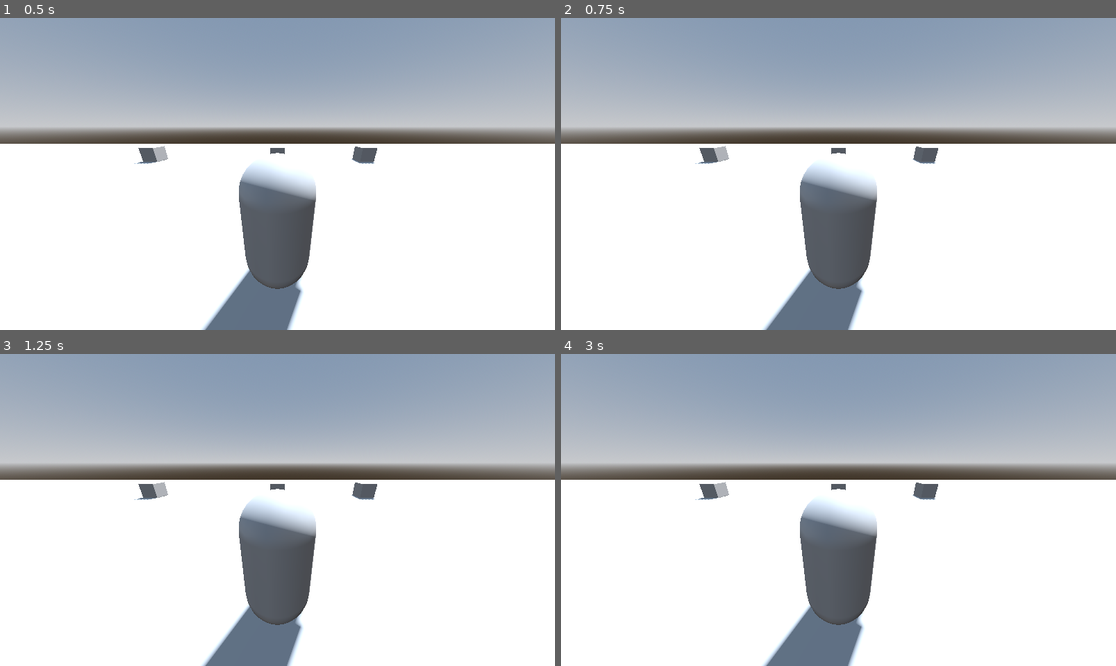
Above: before the commit, frames 1-4 (two rows, left to right).
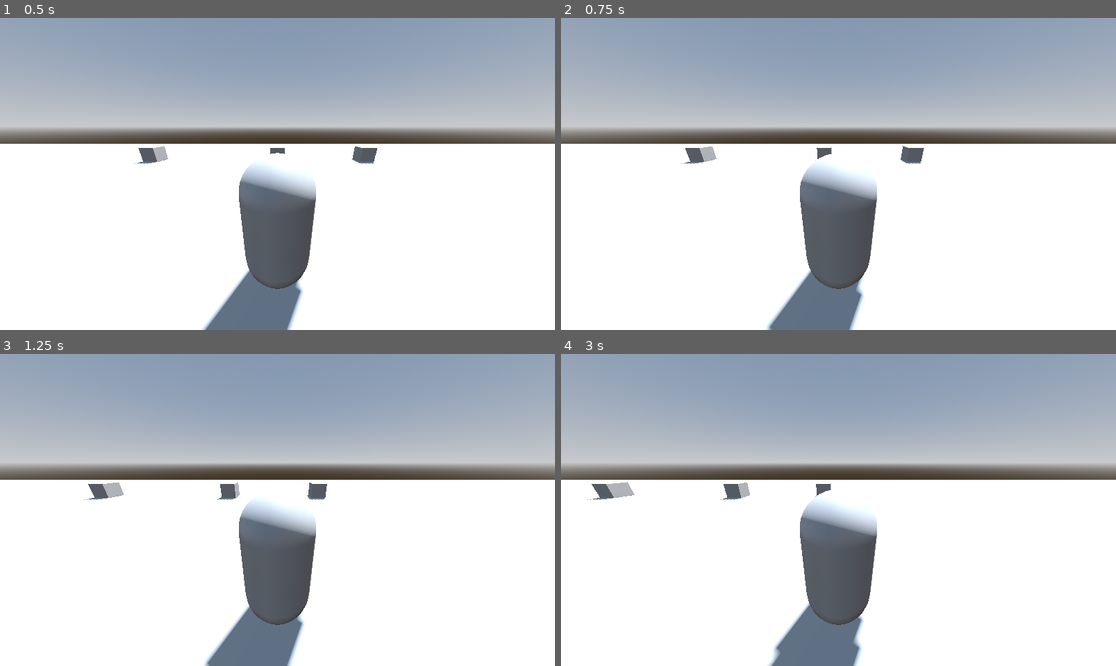
Above: after the commit, the same moments.

Repository: gotBamb00zled/the-doggos-must-die
Game: Godot game, scene res://world.tscn
Two runs of this game, one before a commit and one after it. Both use one fixed random seed, a clock stepped at 60 frames per second and the inputs below. The project has no main scene, so this scene is started directly.
Inputs:
- Up to frame 1 (0.5 s): no input
- Up to frame 2 (0.75 s): tap Enter (ui_accept) at 0.5, 0.6 s; hold Right (ui_right) from 0.53 s (still down)
- Up to frame 3 (1.25 s): keep holding Right (ui_right); tap Enter (ui_accept) at 0.77, 1.07 s
- Up to frame 4 (3 s): release Right (ui_right) at 1.28 s; hold Down (ui_down) 1.28-2.03 s; tap Enter (ui_accept) at 1.35, 1.52, 1.82, 2, 2.1, 2.85 s; hold Right (ui_right) 2.03-2.78 s; hold Up (ui_up) from 2.78 s (still down)

Frame 1 is identical in both runs. In frame 2, 0.9% of the frame differs, in the area x 21-68%, y 40-100%; in frame 3, 1.1%; in frame 4, 1.5%, in the area x 4-68%, y 40-100%.

Commit message:
added left/right movement

Diff:
--- /dev/null
+++ b/Player.gd
@@ -0,0 +1,30 @@
+extends CharacterBody3D
+
+
+const SPEED = 5.0
+# const JUMP_VELOCITY = 4.5
+
+# Get the gravity from the project settings to be synced with RigidBody nodes.
+# var gravity = ProjectSettings.get_setting("physics/3d/default_gravity")
+
+
+func _physics_process(delta):
+	# Add the gravity.
+	# if not is_on_floor():
+		# velocity.y -= gravity * delta
+
+	# Handle Jump.
+	# if Input.is_action_just_pressed("ui_accept") and is_on_floor():
+		# velocity.y = JUMP_VELOCITY
+
+	# Get the input direction and handle the movement/deceleration.
+	# As good practice, you should replace UI actions with custom gameplay actions.
+	var input_dir = Input.get_vector("ui_left", "ui_right", "ui_up", "ui_down")
+	var direction = (transform.basis * Vector3(input_dir.x, 0, input_dir.y)).normalized()
+	if direction:
+		velocity.x = direction.x * SPEED
+	else:
+		velocity.x = move_toward(velocity.x, 0, SPEED)
+		velocity.z = move_toward(velocity.z, 0, SPEED)
+
+	move_and_slide()
--- a/world.tscn
+++ b/world.tscn
@@ -1,4 +1,6 @@
-[gd_scene load_steps=8 format=3 uid="uid://b7ain46qus26g"]
+[gd_scene load_steps=9 format=3 uid="uid://b7ain46qus26g"]
+
+[ext_resource type="Script" path="res://Player.gd" id="1_yffpr"]
 
 [sub_resource type="ProceduralSkyMaterial" id="ProceduralSkyMaterial_fecan"]
 sky_horizon_color = Color(0.64625, 0.65575, 0.67075, 1)
@@ -32,6 +34,7 @@
 
 [node name="Player" type="CharacterBody3D" parent="."]
 transform = Transform3D(1, 0, 0, 0, 1, 0, 0, 0, 1, 0, 1.1, 0)
+script = ExtResource("1_yffpr")
 
 [node name="CollisionShape3D" type="CollisionShape3D" parent="Player"]
 shape = SubResource("CapsuleShape3D_u4gjw")
